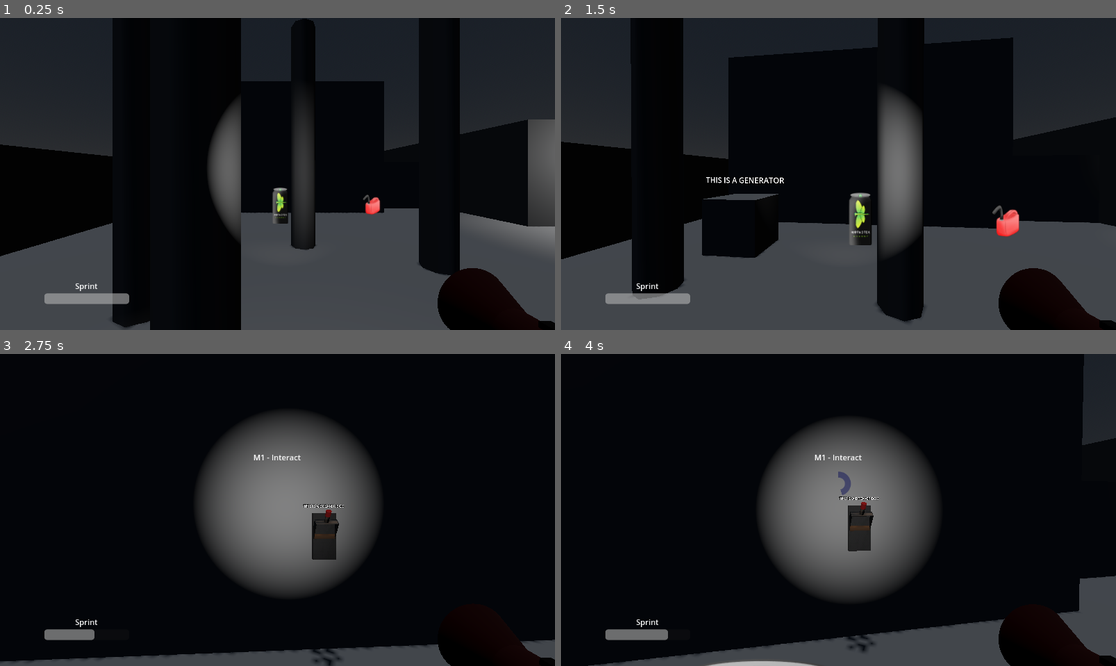
Above: before the commit, frames 1-4 (two rows, left to right).
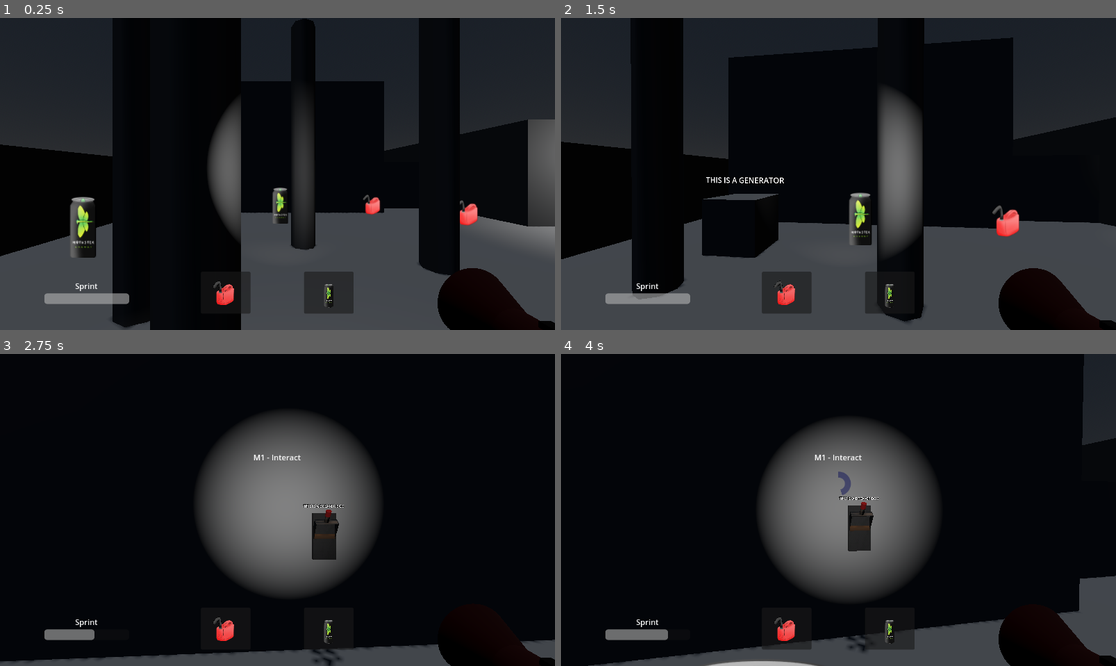
Above: after the commit, the same moments.

Repository: Nedajist/Phototaxis
Game: Godot game, scene res://scenes/level_hkeane.tscn
Same seed, same stepped clock (60 frames per second), same inputs: the game is played once before the commit and once after it. This scene is started directly instead of the project's main scene.
Inputs (mouse positions are in pixels of both pictures, inside the frame that each line leads up to):
- Up to frame 1 (0.25 s): no input
- Up to frame 2 (1.5 s): tap Enter at 0.5 s; move the mouse to (866, 174) at 0.52 s; press the mouse at (866, 174) at 0.53 s; hold Up (ui_up) from 0.53 s (still down); move the mouse to (810, 174) at 1.27 s; release the mouse at (810, 174) at 1.28 s; click (810, 174) at 1.35 s
- Up to frame 3 (2.75 s): keep holding Up (ui_up); move the mouse to (288, 503) at 2.02 s; hold Shift (shift) from 2.03 s (still down); click (288, 503) at 2.3 s
- Up to frame 4 (4 s): keep holding Up (ui_up); move the mouse to (832, 516) at 2.77 s; release Shift (shift) at 2.78 s; tap Space (spacebar) at 2.85 s; click (832, 516) at 3.05 s; move the mouse to (877, 513) at 3.52 s; press the mouse at (877, 513) at 3.53 s

The runs differ from the first frame. In frame 1, 2.5% of the frame differs, in the area x 12-87%, y 57-95%; in frame 2, 1.5%; in frame 3, 0.3%; in frame 4, 0.8%.

Commit message:
Items and pickup

Diff:
--- a/event_bus.gd
+++ b/event_bus.gd
@@ -2,6 +2,12 @@
 # class_name EventBus
 extends Node
 
+signal mothster_attempt_pickup
+signal gasoline_attempt_pickup
+signal mothster_picked_up
+signal gasoline_picked_up
+signal mothster_used
+signal gasoline_used
 signal sprint_changed
 signal interaction_progress
 signal interaction_complete
@@ -16,3 +22,9 @@
 	interaction_complete.emit()
 	no_interactable_in_range.emit()
 	interactables_in_range.emit()
+	mothster_attempt_pickup.emit()
+	gasoline_attempt_pickup.emit()
+	mothster_picked_up.emit()
+	gasoline_picked_up.emit()
+	mothster_used.emit()
+	gasoline_used.emit()
--- a/hud_canvas_layer.tscn
+++ /dev/null
@@ -1,147 +0,0 @@
-[gd_scene load_steps=4 format=3 uid="uid://n1eq6hfqglnr"]
-
-[ext_resource type="Script" path="res://hud_canvas_layer.gd" id="1_5aj0g"]
-[ext_resource type="Texture2D" uid="uid://bvpjpyxhklcxs" path="res://2d_assets/progress_bar.png" id="2_5iisq"]
-[ext_resource type="Texture2D" uid="uid://cryi77eywewfx" path="res://2d_assets/grey_box.png" id="3_iu5xa"]
-
-[node name="HudCanvasLayer" type="CanvasLayer"]
-script = ExtResource("1_5aj0g")
-
-[node name="BlinkVBoxContainer" type="VBoxContainer" parent="."]
-unique_name_in_owner = true
-anchors_preset = 15
-anchor_right = 1.0
-anchor_bottom = 1.0
-grow_horizontal = 2
-grow_vertical = 2
-size_flags_horizontal = 3
-size_flags_vertical = 3
-
-[node name="BlinkTopBottomProgressBar" type="TextureProgressBar" parent="BlinkVBoxContainer"]
-unique_name_in_owner = true
-layout_mode = 2
-size_flags_horizontal = 3
-size_flags_vertical = 3
-value = 100.0
-fill_mode = 2
-nine_patch_stretch = true
-stretch_margin_bottom = 335
-texture_progress = ExtResource("3_iu5xa")
-
-[node name="BlinkBottomTopProgressBar" type="TextureProgressBar" parent="BlinkVBoxContainer"]
-unique_name_in_owner = true
-layout_mode = 2
-size_flags_horizontal = 3
-size_flags_vertical = 3
-value = 100.0
-fill_mode = 3
-nine_patch_stretch = true
-texture_progress = ExtResource("3_iu5xa")
-
-[node name="HBoxContainer" type="HBoxContainer" parent="."]
-anchors_preset = 15
-anchor_right = 1.0
-anchor_bottom = 1.0
-grow_horizontal = 2
-grow_vertical = 2
-size_flags_horizontal = 3
-size_flags_vertical = 3
-
-[node name="VBoxContainer" type="VBoxContainer" parent="HBoxContainer"]
-layout_mode = 2
-size_flags_horizontal = 3
-
-[node name="Control" type="Control" parent="HBoxContainer/VBoxContainer"]
-layout_mode = 2
-size_flags_vertical = 3
-size_flags_stretch_ratio = 11.0
-
-[node name="VBoxContainer" type="VBoxContainer" parent="HBoxContainer/VBoxContainer/Control"]
-layout_mode = 1
-anchors_preset = 15
-anchor_right = 1.0
-anchor_bottom = 1.0
-grow_horizontal = 2
-grow_vertical = 2
-
-[node name="Control" type="Control" parent="HBoxContainer/VBoxContainer/Control/VBoxContainer"]
-layout_mode = 2
-size_flags_vertical = 3
-size_flags_stretch_ratio = 5.0
-
-[node name="VBoxContainer" type="VBoxContainer" parent="HBoxContainer/VBoxContainer/Control/VBoxContainer/Control"]
-layout_mode = 1
-anchors_preset = 15
-anchor_right = 1.0
-anchor_bottom = 1.0
-grow_horizontal = 2
-grow_vertical = 2
-
-[node name="Control" type="Control" parent="HBoxContainer/VBoxContainer/Control/VBoxContainer/Control/VBoxContainer"]
-layout_mode = 2
-size_flags_vertical = 3
-size_flags_stretch_ratio = 5.0
-
-[node name="Control2" type="Control" parent="HBoxContainer/VBoxContainer/Control/VBoxContainer/Control/VBoxContainer"]
-layout_mode = 2
-size_flags_vertical = 3
-size_flags_stretch_ratio = 5.0
-
-[node name="InteractLabel" type="Label" parent="HBoxContainer/VBoxContainer/Control/VBoxContainer/Control/VBoxContainer/Control2"]
-unique_name_in_owner = true
-layout_mode = 0
-offset_top = 76.0
-offset_right = 1152.0
-offset_bottom = 115.0
-size_flags_vertical = 3
-text = "M1 - Interact"
-horizontal_alignment = 1
-vertical_alignment = 1
-
-[node name="RadialProgressBar" type="TextureProgressBar" parent="HBoxContainer/VBoxContainer/Control/VBoxContainer"]
-unique_name_in_owner = true
-layout_mode = 2
-size_flags_horizontal = 4
-size_flags_vertical = 3
-fill_mode = 4
-texture_progress = ExtResource("2_5iisq")
-
-[node name="Control2" type="Control" parent="HBoxContainer/VBoxContainer/Control/VBoxContainer"]
-layout_mode = 2
-size_flags_vertical = 3
-size_flags_stretch_ratio = 5.0
-
-[node name="HBoxContainer" type="HBoxContainer" parent="HBoxContainer/VBoxContainer"]
-layout_mode = 2
-size_flags_vertical = 3
-
-[node name="Control" type="Control" parent="HBoxContainer/VBoxContainer/HBoxContainer"]
-layout_mode = 2
-size_flags_horizontal = 3
-
-[node name="VBoxContainer" type="VBoxContainer" parent="HBoxContainer/VBoxContainer/HBoxContainer"]
-layout_mode = 2
-size_flags_horizontal = 3
-size_flags_stretch_ratio = 2.0
-
-[node name="Label" type="Label" parent="HBoxContainer/VBoxContainer/HBoxContainer/VBoxContainer"]
-layout_mode = 2
-size_flags_horizontal = 4
-size_flags_vertical = 6
-text = "Sprint"
-
-[node name="ProgressBar" type="ProgressBar" parent="HBoxContainer/VBoxContainer/HBoxContainer/VBoxContainer"]
-unique_name_in_owner = true
-layout_mode = 2
-size_flags_horizontal = 3
-size_flags_vertical = 3
-show_percentage = false
-
-[node name="Control2" type="Control" parent="HBoxContainer/VBoxContainer/HBoxContainer"]
-layout_mode = 2
-size_flags_horizontal = 3
-size_flags_stretch_ratio = 10.0
-
-[node name="Control2" type="Control" parent="HBoxContainer/VBoxContainer"]
-layout_mode = 2
-size_flags_vertical = 3
--- a/light_manager.gd
+++ b/light_manager.gd
@@ -31,7 +31,7 @@
 		match behavior:
 			Mode.Random:
 				target = randi_range(0, light_sources.size() - 1)
-				print(target)
+				#print(target)
 			Mode.Top_Most:
 				target = 0
 		light_sources[target].selected_to_break = true
--- a/player_character.tscn
+++ b/player_character.tscn
@@ -2,8 +2,8 @@
 
 [ext_resource type="Script" uid="uid://b3li2cqwf6fjs" path="res://player_character.gd" id="1_02ohv"]
 [ext_resource type="Script" uid="uid://cv6nm4vwt3rac" path="res://camera_3d.gd" id="2_5up26"]
-[ext_resource type="PackedScene" path="res://hud_canvas_layer.tscn" id="2_5up26"]
-[ext_resource type="PackedScene" path="res://flashlight.tscn" id="3_4akcp"]
+[ext_resource type="PackedScene" uid="uid://c3gxebruu2cr8" path="res://scenes/hud_canvas_layer.tscn" id="2_5up26"]
+[ext_resource type="PackedScene" uid="uid://wc22pypwqynm" path="res://flashlight.tscn" id="3_4akcp"]
 
 [sub_resource type="CapsuleMesh" id="CapsuleMesh_5up26"]
 
--- /dev/null
+++ b/scenes/gasoline_canister.gd
@@ -0,0 +1,8 @@
+class_name GasolineCanister
+extends StaticBody3D
+
+func interact():
+	EventBus.gasoline_attempt_pickup.emit(self)
+
+func destroy():
+	queue_free()
--- a/scenes/gasoline_canister.tscn
+++ b/scenes/gasoline_canister.tscn
@@ -1,20 +1,16 @@
 [gd_scene load_steps=4 format=3 uid="uid://dqoqgm2g1es0y"]
 
+[ext_resource type="Script" uid="uid://80q3bm73wl40" path="res://scenes/gasoline_canister.gd" id="1_cdduo"]
 [ext_resource type="Texture2D" uid="uid://du3mhwdy12g7w" path="res://2d_assets/Gas_Canister.png" id="1_lc78l"]
 
 [sub_resource type="BoxShape3D" id="BoxShape3D_r1ubf"]
 size = Vector3(0.5, 0.5, 0.5)
 
-[sub_resource type="BoxMesh" id="BoxMesh_lc78l"]
-
 [node name="GasolineCanister" type="StaticBody3D"]
+script = ExtResource("1_cdduo")
 
 [node name="CollisionShape3D" type="CollisionShape3D" parent="."]
 shape = SubResource("BoxShape3D_r1ubf")
-
-[node name="MeshInstance3D" type="MeshInstance3D" parent="."]
-visible = false
-mesh = SubResource("BoxMesh_lc78l")
 
 [node name="Label3D" type="Label3D" parent="."]
 transform = Transform3D(1, 0, 0, 0, 1, 0, 0, 0, 1, 0, 0.9161636, 0)
--- /dev/null
+++ b/scenes/generator.gd
@@ -0,0 +1,6 @@
+class_name Generator
+extends StaticBody3D
+
+
+func interact():
+	print("Generator!")
--- a/scenes/generator.tscn
+++ b/scenes/generator.tscn
@@ -1,10 +1,13 @@
-[gd_scene load_steps=3 format=3 uid="uid://c0h4xhxeqqyo0"]
+[gd_scene load_steps=4 format=3 uid="uid://c0h4xhxeqqyo0"]
+
+[ext_resource type="Script" uid="uid://b2gi6wjsbfgp3" path="res://scenes/generator.gd" id="1_5yxne"]
 
 [sub_resource type="BoxShape3D" id="BoxShape3D_2isyr"]
 
 [sub_resource type="BoxMesh" id="BoxMesh_5yxne"]
 
 [node name="Generator" type="StaticBody3D"]
+script = ExtResource("1_5yxne")
 
 [node name="CollisionShape3D" type="CollisionShape3D" parent="."]
 shape = SubResource("BoxShape3D_2isyr")
--- /dev/null
+++ b/scenes/glowstick.gd
@@ -0,0 +1,5 @@
+class_name Glowstick
+extends StaticBody3D
+
+func interact():
+	print("Glowstick")
--- a/scenes/glowstick.tscn
+++ b/scenes/glowstick.tscn
@@ -1,14 +1,17 @@
-[gd_scene load_steps=3 format=3 uid="uid://p2agvyulx204"]
+[gd_scene load_steps=4 format=3 uid="uid://p2agvyulx204"]
 
 [ext_resource type="Texture2D" uid="uid://crw17uk8nyts3" path="res://2d_assets/glowstick.png" id="1_5gri1"]
+[ext_resource type="Script" uid="uid://ft17fssatgir" path="res://scenes/glowstick.gd" id="1_ocs81"]
 
 [sub_resource type="BoxShape3D" id="BoxShape3D_3g0eu"]
 size = Vector3(0.405, 0.485, 0.405)
 
 [node name="Glowstick" type="StaticBody3D"]
+script = ExtResource("1_ocs81")
 
 [node name="CollisionShape3D" type="CollisionShape3D" parent="."]
 shape = SubResource("BoxShape3D_3g0eu")
 
 [node name="Sprite3D" type="Sprite3D" parent="."]
+billboard = 1
 texture = ExtResource("1_5gri1")
--- a/scenes/hud_canvas_layer.tscn
+++ b/scenes/hud_canvas_layer.tscn
@@ -1,8 +1,10 @@
-[gd_scene load_steps=4 format=3 uid="uid://c3gxebruu2cr8"]
+[gd_scene load_steps=6 format=3 uid="uid://n1eq6hfqglnr"]
 
 [ext_resource type="Script" uid="uid://ehlsm8li3mo5" path="res://hud_canvas_layer.gd" id="1_5aj0g"]
 [ext_resource type="Texture2D" uid="uid://bvpjpyxhklcxs" path="res://2d_assets/progress_bar.png" id="2_5iisq"]
 [ext_resource type="Texture2D" uid="uid://cryi77eywewfx" path="res://2d_assets/grey_box.png" id="3_iu5xa"]
+[ext_resource type="Texture2D" uid="uid://du3mhwdy12g7w" path="res://2d_assets/Gas_Canister.png" id="4_r572b"]
+[ext_resource type="Texture2D" uid="uid://cigd3gck2s6oh" path="res://2d_assets/Mothster.png" id="5_uhibh"]
 
 [node name="HudCanvasLayer" type="CanvasLayer"]
 script = ExtResource("1_5aj0g")
@@ -22,7 +24,6 @@
 layout_mode = 2
 size_flags_horizontal = 3
 size_flags_vertical = 3
-value = 100.0
 fill_mode = 2
 nine_patch_stretch = true
 stretch_margin_bottom = 335
@@ -33,7 +34,6 @@
 layout_mode = 2
 size_flags_horizontal = 3
 size_flags_vertical = 3
-value = 100.0
 fill_mode = 3
 nine_patch_stretch = true
 texture_progress = ExtResource("3_iu5xa")
@@ -142,6 +142,103 @@
 size_flags_horizontal = 3
 size_flags_stretch_ratio = 10.0
 
+[node name="HBoxContainer" type="HBoxContainer" parent="HBoxContainer/VBoxContainer/HBoxContainer/Control2"]
+layout_mode = 1
+anchors_preset = 15
+anchor_right = 1.0
+anchor_bottom = 1.0
+grow_horizontal = 2
+grow_vertical = 2
+
+[node name="Control" type="Control" parent="HBoxContainer/VBoxContainer/HBoxContainer/Control2/HBoxContainer"]
+layout_mode = 2
+size_flags_horizontal = 3
+
+[node name="HBoxContainer" type="HBoxContainer" parent="HBoxContainer/VBoxContainer/HBoxContainer/Control2/HBoxContainer"]
+layout_mode = 2
+size_flags_horizontal = 3
+
+[node name="Panel" type="Panel" parent="HBoxContainer/VBoxContainer/HBoxContainer/Control2/HBoxContainer/HBoxContainer"]
+layout_mode = 2
+
+[node name="Control3" type="Control" parent="HBoxContainer/VBoxContainer/HBoxContainer/Control2/HBoxContainer"]
+layout_mode = 2
+size_flags_horizontal = 3
+size_flags_stretch_ratio = 2.0
+
 [node name="Control2" type="Control" parent="HBoxContainer/VBoxContainer"]
 layout_mode = 2
 size_flags_vertical = 3
+
+[node name="VBoxContainer" type="VBoxContainer" parent="."]
+anchors_preset = 15
+anchor_right = 1.0
+anchor_bottom = 1.0
+grow_horizontal = 2
+grow_vertical = 2
+size_flags_horizontal = 3
+size_flags_vertical = 3
+
+[node name="Control" type="Control" parent="VBoxContainer"]
+layout_mode = 2
+size_flags_vertical = 3
+size_flags_stretch_ratio = 18.0
+
+[node name="Control2" type="Control" parent="VBoxContainer"]
+layout_mode = 2
+size_flags_vertical = 3
+size_flags_stretch_ratio = 3.0
+
+[node name="HBoxContainer" type="HBoxContainer" parent="VBoxContainer/Control2"]
+layout_mode = 1
+anchors_preset = 15
+anchor_right = 1.0
+anchor_bottom = 1.0
+grow_horizontal = 2
+grow_vertical = 2
+
+[node name="Control" type="Control" parent="VBoxContainer/Control2/HBoxContainer"]
+layout_mode = 2
+size_flags_horizontal = 3
+size_flags_stretch_ratio = 4.0
+
+[node name="Panel" type="Panel" parent="VBoxContainer/Control2/HBoxContainer"]
+layout_mode = 2
+size_flags_horizontal = 3
+
+[node name="TextureRect" type="TextureRect" parent="VBoxContainer/Control2/HBoxContainer/Panel"]
+layout_mode = 1
+anchors_preset = 15
+anchor_right = 1.0
+anchor_bottom = 1.0
+grow_horizontal = 2
+grow_vertical = 2
+texture = ExtResource("4_r572b")
+expand_mode = 4
+
+[node name="Control2" type="Control" parent="VBoxContainer/Control2/HBoxContainer"]
+layout_mode = 2
+size_flags_horizontal = 3
+
+[node name="Panel2" type="Panel" parent="VBoxContainer/Control2/HBoxContainer"]
+layout_mode = 2
+size_flags_horizontal = 3
+
+[node name="TextureRect" type="TextureRect" parent="VBoxContainer/Control2/HBoxContainer/Panel2"]
+layout_mode = 1
+anchors_preset = 15
+anchor_right = 1.0
+anchor_bottom = 1.0
+grow_horizontal = 2
+grow_vertical = 2
+texture = ExtResource("5_uhibh")
+expand_mode = 4
+
+[node name="Control3" type="Control" parent="VBoxContainer/Control2/HBoxContainer"]
+layout_mode = 2
+size_flags_horizontal = 3
+size_flags_stretch_ratio = 4.0
+
+[node name="Control3" type="Control" parent="VBoxContainer"]
+layout_mode = 2
+size_flags_vertical = 3
--- /dev/null
+++ b/scenes/inventory_component.gd
@@ -0,0 +1,21 @@
+class_name InventoryComponent
+extends Node3D
+
+var has_mothster = false
+var has_gasoline = false
+
+func _ready() -> void:
+	EventBus.gasoline_attempt_pickup.connect(gasoline_attempt_pickup)
+	EventBus.mothster_attempt_pickup.connect(mothster_attempt_pickup)
+
+func mothster_attempt_pickup(mothster:MothsterEnergy):
+	if(!has_mothster):
+		has_mothster = true
+		EventBus.mothster_picked_up.emit()
+		mothster.destroy()
+
+func gasoline_attempt_pickup(gasoline:GasolineCanister):
+	if(!has_gasoline):
+		has_gasoline = true
+		EventBus.gasoline_picked_up.emit()
+		gasoline.destroy()
--- a/scenes/inventory_component.tscn
+++ b/scenes/inventory_component.tscn
@@ -1,3 +1,6 @@
-[gd_scene format=3 uid="uid://dgv0ai283b3pn"]
+[gd_scene load_steps=2 format=3 uid="uid://dgv0ai283b3pn"]
+
+[ext_resource type="Script" uid="uid://c5k4ff7elxh0d" path="res://scenes/inventory_component.gd" id="1_cgqxk"]
 
 [node name="InventoryComponent" type="Node3D"]
+script = ExtResource("1_cgqxk")
--- a/scenes/level_hkeane.tscn
+++ b/scenes/level_hkeane.tscn
@@ -7,7 +7,6 @@
 [ext_resource type="PackedScene" uid="uid://c0h4xhxeqqyo0" path="res://scenes/generator.tscn" id="5_skpo8"]
 [ext_resource type="PackedScene" uid="uid://bt1tbegimor52" path="res://scenes/mothster_energy.tscn" id="7_hhg80"]
 [ext_resource type="PackedScene" uid="uid://dqoqgm2g1es0y" path="res://scenes/gasoline_canister.tscn" id="7_rnwwe"]
-[ext_resource type="PackedScene" uid="uid://p2agvyulx204" path="res://scenes/glowstick.tscn" id="8_vr6ee"]
 
 [sub_resource type="ProceduralSkyMaterial" id="ProceduralSkyMaterial_vonw3"]
 sky_horizon_color = Color(0.66224277, 0.6717428, 0.6867428, 1)
@@ -187,8 +186,11 @@
 [node name="MothsterEnergy" parent="." instance=ExtResource("7_hhg80")]
 transform = Transform3D(1, 0, 0, 0, 1, 0, 0, 0, 1, -4.457934, 4.7683716e-07, 1.1785235)
 
+[node name="MothsterEnergy2" parent="." instance=ExtResource("7_hhg80")]
+transform = Transform3D(1, 0, 0, 0, 1, 0, 0, 0, 1, -7.9634514, 4.7683716e-07, 3.6209402)
+
 [node name="GasolineCanister" parent="." instance=ExtResource("7_rnwwe")]
 transform = Transform3D(1, 0, 0, 0, 1, 0, 0, 0, 1, -1.7115908, 0.090500474, 1.193625)
 
-[node name="Glowstick" parent="." instance=ExtResource("8_vr6ee")]
-transform = Transform3D(1, 0, 0, 0, 1, 0, 0, 0, 1, 0.8203826, 0, 3.6294057)
+[node name="GasolineCanister2" parent="." instance=ExtResource("7_rnwwe")]
+transform = Transform3D(1, 0, 0, 0, 1, 0, 0, 0, 1, -0.086977005, 0.090500474, 2.47924)
--- /dev/null
+++ b/scenes/mothster_energy.gd
@@ -0,0 +1,8 @@
+class_name MothsterEnergy
+extends StaticBody3D
+
+func interact():
+	EventBus.mothster_attempt_pickup.emit(self)
+
+func destroy():
+	queue_free()
--- a/scenes/mothster_energy.tscn
+++ b/scenes/mothster_energy.tscn
@@ -1,11 +1,13 @@
-[gd_scene load_steps=3 format=3 uid="uid://bt1tbegimor52"]
+[gd_scene load_steps=4 format=3 uid="uid://bt1tbegimor52"]
 
+[ext_resource type="Script" uid="uid://duartlijh3y7p" path="res://scenes/mothster_energy.gd" id="1_61yne"]
 [ext_resource type="Texture2D" uid="uid://cigd3gck2s6oh" path="res://2d_assets/Mothster.png" id="1_mnxdw"]
 
 [sub_resource type="BoxShape3D" id="BoxShape3D_q5ebi"]
 size = Vector3(0.4, 1, 0.4)
 
 [node name="MothsterEnergy" type="StaticBody3D"]
+script = ExtResource("1_61yne")
 
 [node name="CollisionShape3D" type="CollisionShape3D" parent="."]
 shape = SubResource("BoxShape3D_q5ebi")
Not shown: 1 places in 3d_assets/Switch.tscn that only renumber resources
Not shown, added: scenes/gasoline_canister.gd.uid
Not shown, added: scenes/generator.gd.uid
Not shown, added: scenes/glowstick.gd.uid
Not shown, added: scenes/inventory_component.gd.uid
Not shown: 1 places in scenes/level_hkeane.tscn that only renumber resources
Not shown, added: scenes/mothster_energy.gd.uid
